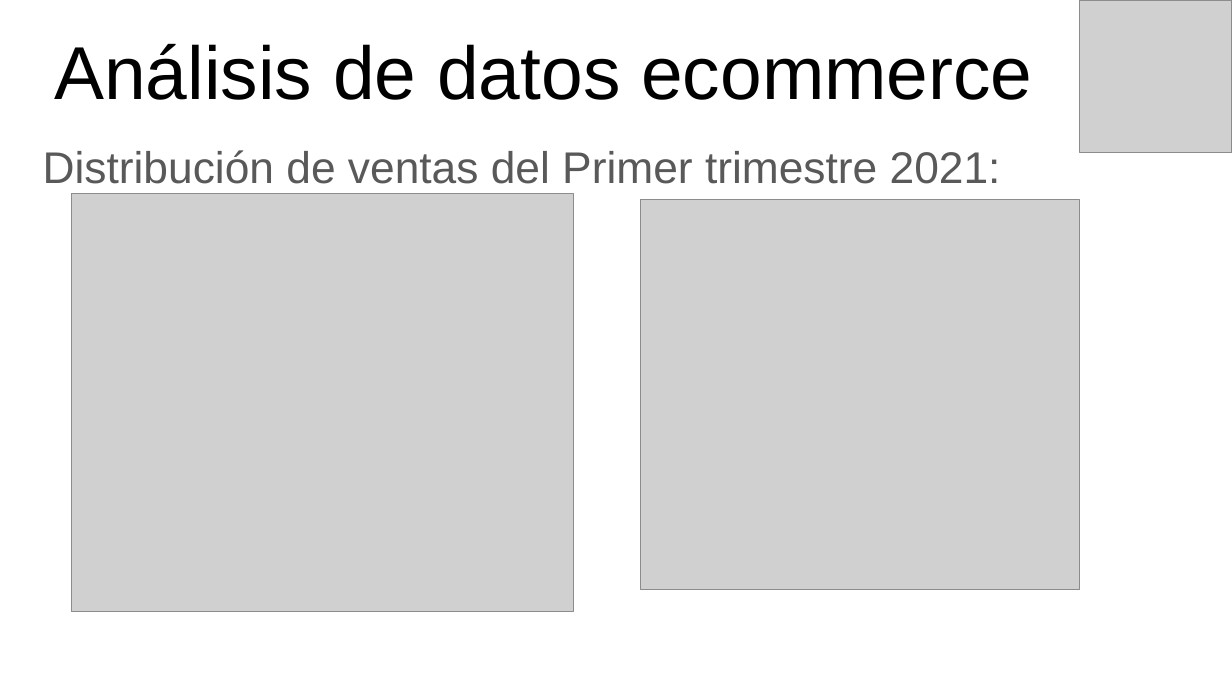
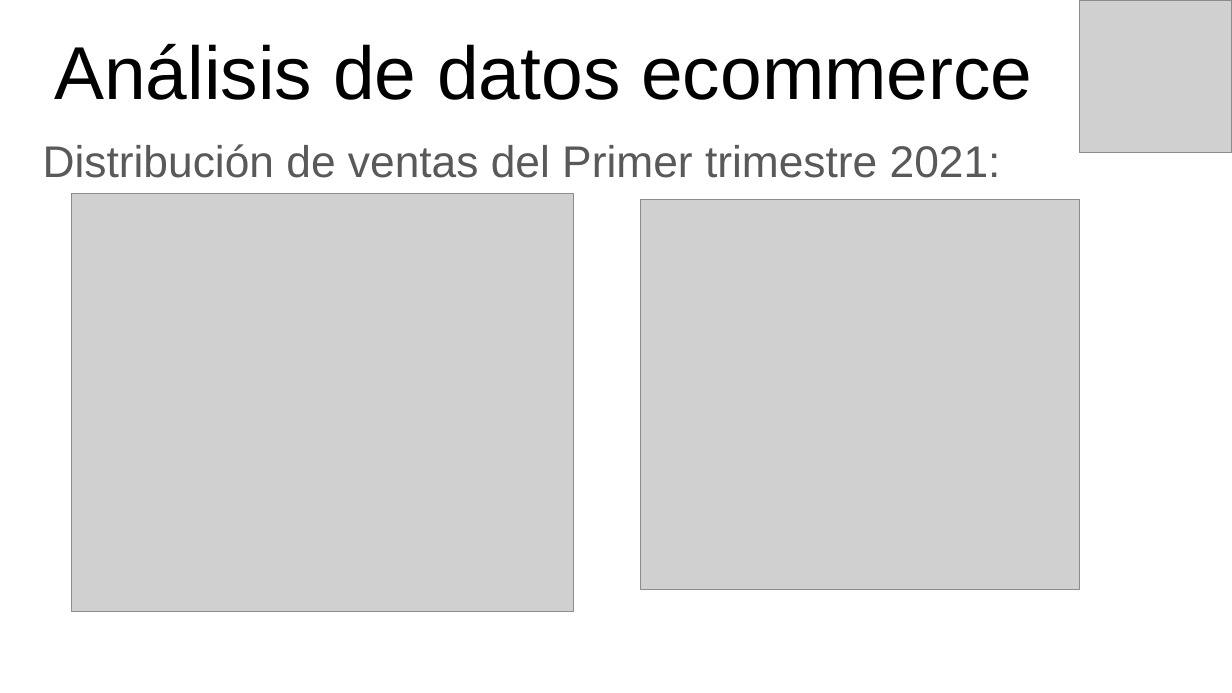
Before and after one commit to eliasguillermo/ds-ecommerce, a slide deck: slide 2 of PROYECTO FINAL - PRESENTANCION GERENCIAL.pptx. Drawn at 1232x693 pixels with LibreOffice and Linux fonts; fonts in the diff are those of the drawing; grey boxes stand for pictures. Boxes give left, top, right and bottom in pixels: in the first picture for what was removed or moved away, otherwise in the second. Text is boxed around its words. In the diff, an @@ line names an element or a change of style, - is before the commit and + after.

```diff
--- a/PROYECTO FINAL - PRESENTANCION GERENCIAL.pptx
+++ b/PROYECTO FINAL - PRESENTANCION GERENCIAL.pptx
@@ subtitle "Distribución de ventas del Primer ..." at (x1=43, y1=144, x2=1001, y2=178): line spacing 1 to 0.9 @@
```
Also in this commit, not shown: 7 other slides changed, 1 slide added, 1 other file.
